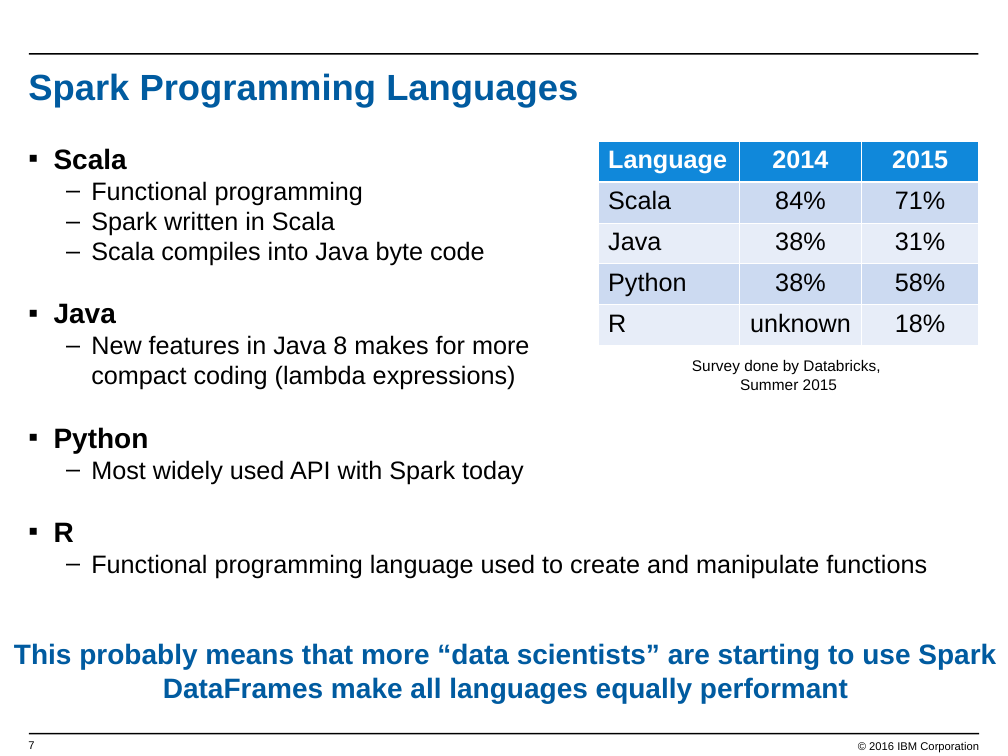
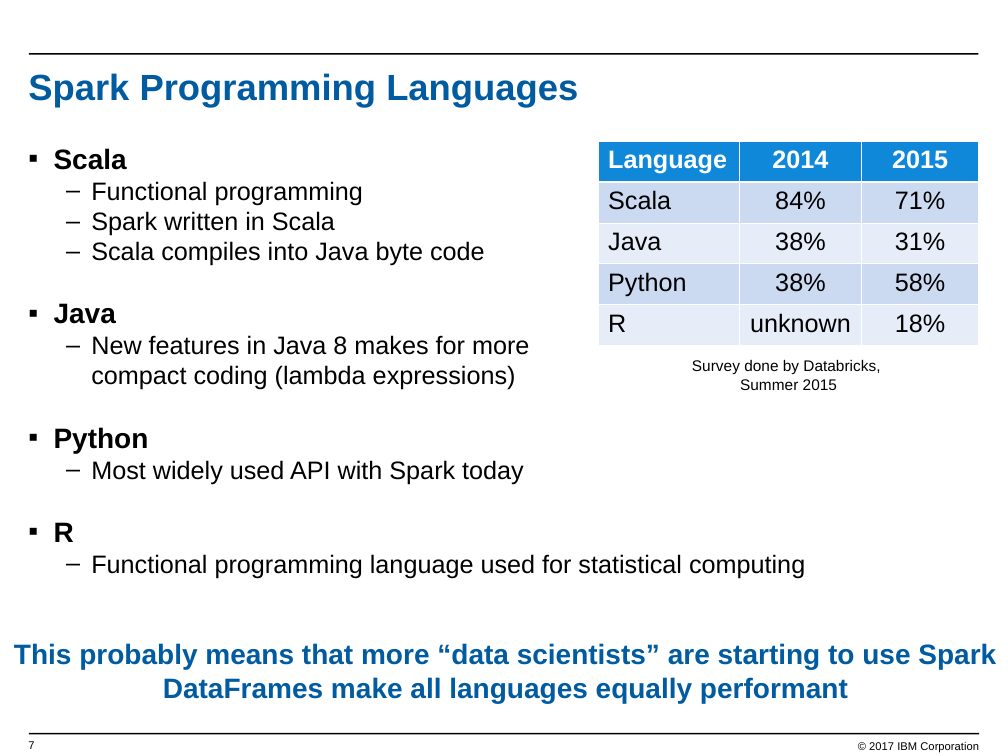
Before and after one commit to jpatter/SparkPOT, a slide deck: slide 7 of Lab-1/Coding w Apache Spark.ppt. Drawn at 1008x756 pixels with LibreOffice and Linux fonts; fonts in the diff are those of the drawing; background and template pictures are left out. Boxes give left, top, right and bottom in pixels: in the first picture for what was removed or moved away, otherwise in the second. Text is boxed around its words. In the diff, an @@ line names an element or a change of style, - is before the commit and + after.

```diff
--- a/Lab-1/Coding w Apache Spark.ppt
+++ b/Lab-1/Coding w Apache Spark.ppt
@@ text at (91, 554, 805, 578): text changed @@
-  – Functional programming language used to create and manipulate functions
+  – Functional programming language used for statistical computing
@@ text at (869, 742, 979, 752): text changed @@
-© 2016 IBM Corporation
+© 2017 IBM Corporation
```
Also in this commit, not shown: 31 other slides changed, 3 other files.
